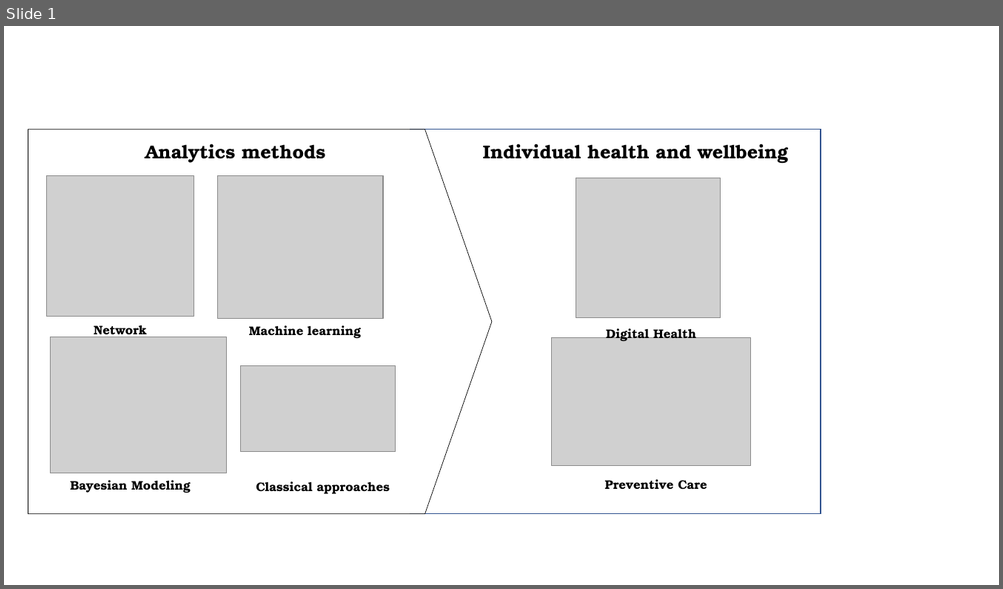
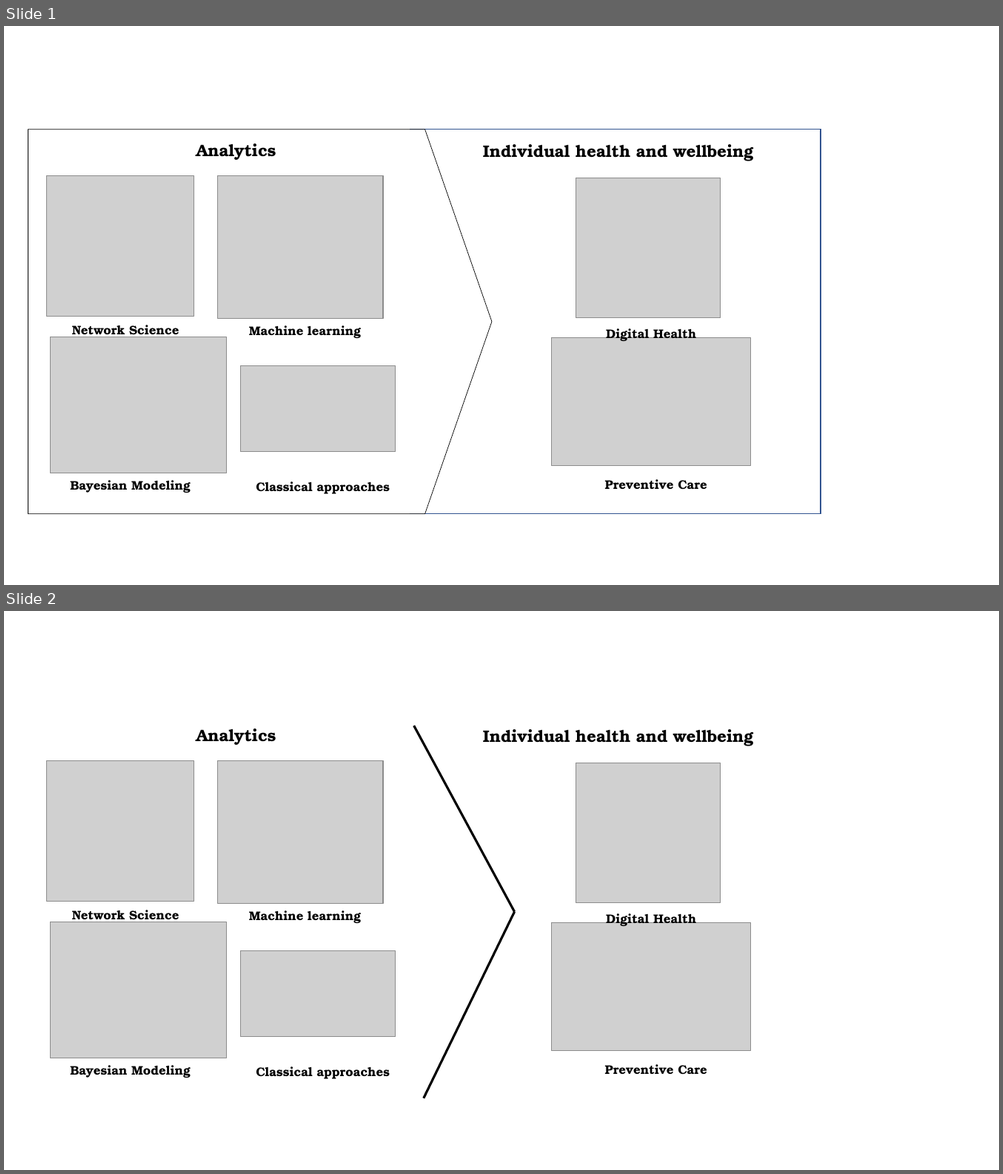
Before and after one commit to KarAnalytics/academicpages.github.io, a slide deck: files/Health_analytics.pptx. Shown one above the other, each under a label of ours: slide 1 before the commit, slides 1 and 2 after it. The pictures are 1003x589 and 1003x1174 pixels, drawn with LibreOffice and Linux fonts; fonts in the diff are those of the drawing; grey boxes stand for pictures. Boxes give left, top, right and bottom in pixels: in the first picture for what was removed or moved away, otherwise in the second. Text is boxed around its words. In the diff, an @@ line names an element or a change of style, - is before the commit and + after.

```diff
--- a/files/Health_analytics.pptx
+++ b/files/Health_analytics.pptx
@@ slide 2 added at box(4, 611, 999, 1170), background #FFFFFF @@
@@ text added at box(196, 729, 276, 745), 16 pt, text #000000, bold @@
+Analytics
@@ line added from (414, 726) to (515, 911), #000000 2.25 pt @@
@@ text added at box(483, 729, 753, 746), 16 pt, text #000000, bold @@
+Individual health and wellbeing
@@ picture added at box(47, 761, 194, 902) @@
@@ picture added at box(217, 761, 383, 904) @@
@@ text added at box(72, 910, 179, 923), 12 pt, text #000000, bold @@
+Network Science
@@ text added at box(249, 911, 361, 923), 12 pt, text #000000, bold @@
+Machine learning
@@ line added from (424, 1099) to (515, 911), #000000 2.25 pt @@
@@ picture added at box(51, 922, 226, 1059) @@
@@ picture added at box(241, 951, 395, 1037) @@
@@ text added at box(70, 1065, 190, 1078), 12 pt, text #000000, bold @@
+Bayesian Modeling
@@ text added at box(256, 1067, 390, 1079), 12 pt, text #000000, bold @@
+Classical approaches
@@ group added at box(552, 763, 751, 1074): 2 pictures, 2 texts @@
+Digital Health
+Preventive Care
@@ slide 1 changed as well @@
@@ text at box(196, 144, 276, 160): text changed; size 18 to 16 pt @@
-Analytics methods
+Analytics
@@ text "Individual health and wellbeing" at box(483, 144, 753, 161): size 18 to 16 pt @@
@@ text "Network Science" rewrapped from box(94, 326, 147, 338) to box(72, 325, 179, 338) @@
```
Also in this commit, not shown: 4 other files.
